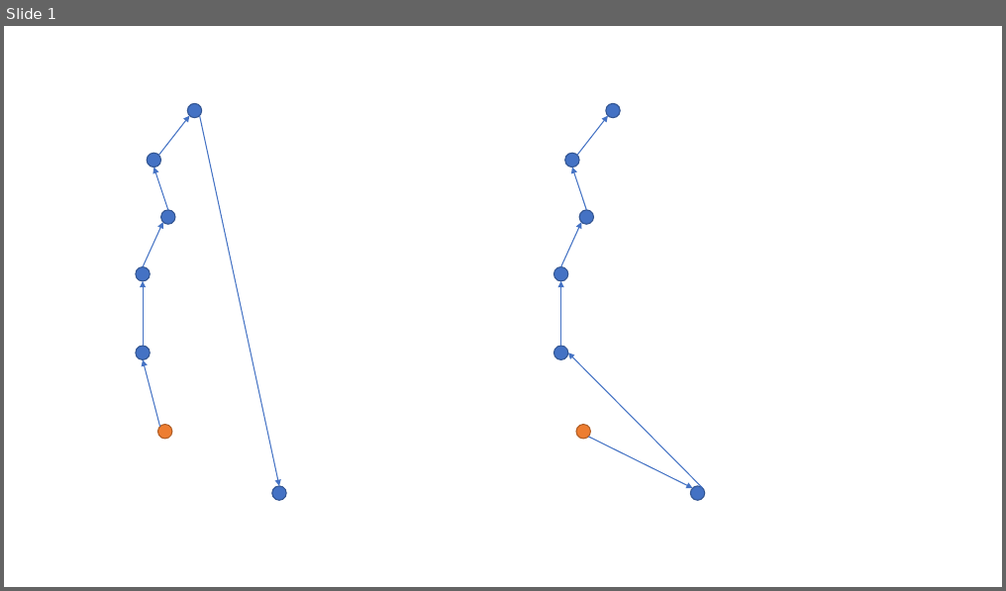
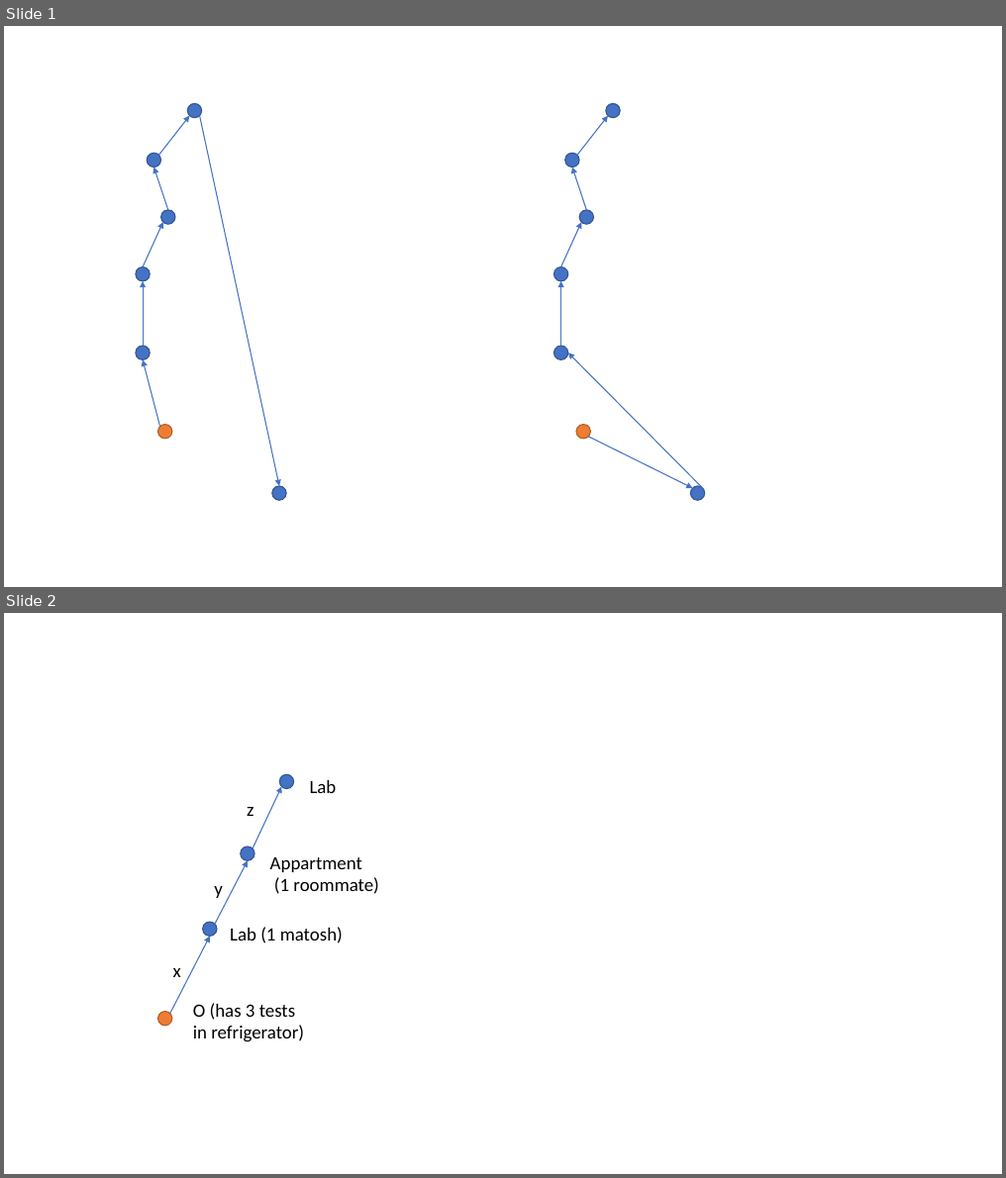
Before and after one commit to aka-sova/236501_artificial_intelligence, a slide deck: hw_1/other/imgs.pptx. Shown one above the other, each under a label of ours: slide 1 before the commit, slides 1 and 2 after it. The pictures are 1006x591 and 1006x1178 pixels, drawn with LibreOffice and Linux fonts; fonts in the diff are those of the drawing. Boxes give left, top, right and bottom in pixels: in the first picture for what was removed or moved away, otherwise in the second. Text is boxed around its words. In the diff, an @@ line names an element or a change of style, - is before the commit and + after.

```diff
--- a/hw_1/other/imgs.pptx
+++ b/hw_1/other/imgs.pptx
@@ slide 2 added at bbox=[4, 613, 1002, 1174], background #FFFFFF @@
@@ group added at bbox=[158, 774, 378, 1043]: 7 texts, 4 ellipses, 3 arrows @@
+O (has 3 tests in refrigerator)
+Lab (1 matosh)
+z
+Appartment
+(1 roommate)
+y
+x
+Lab
```
Also in this commit, not shown: 4 other files.
